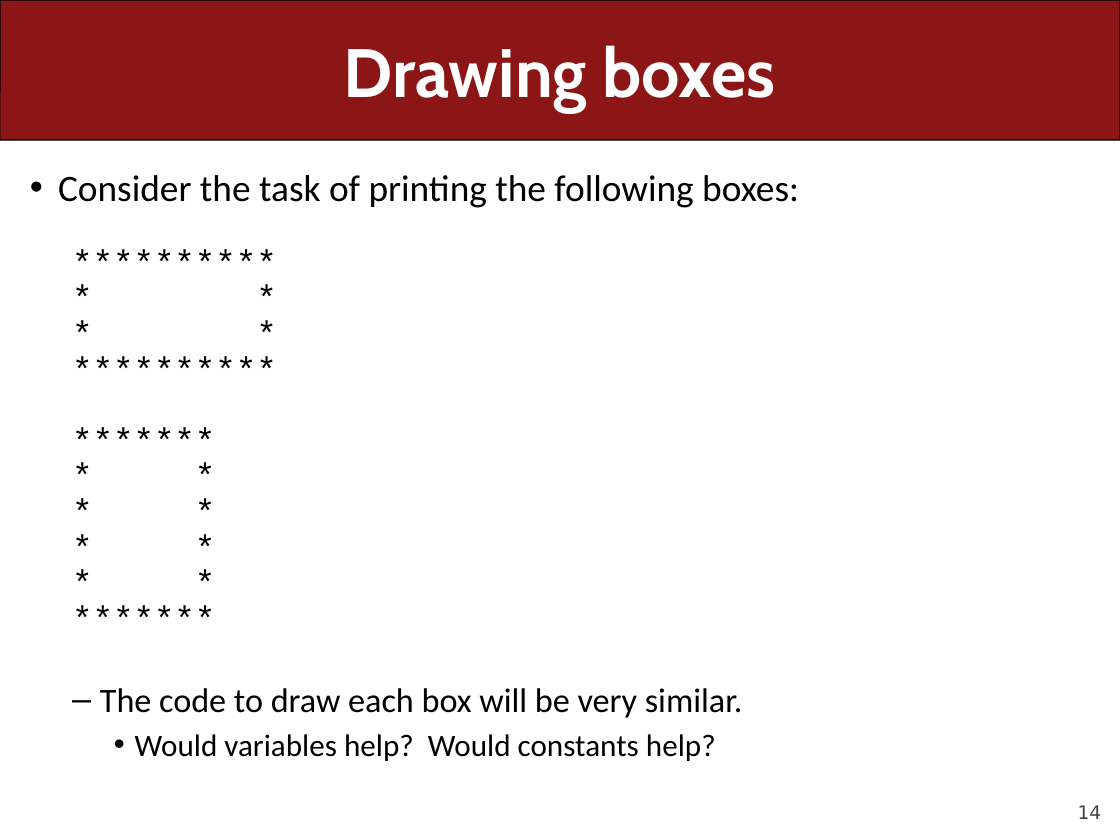
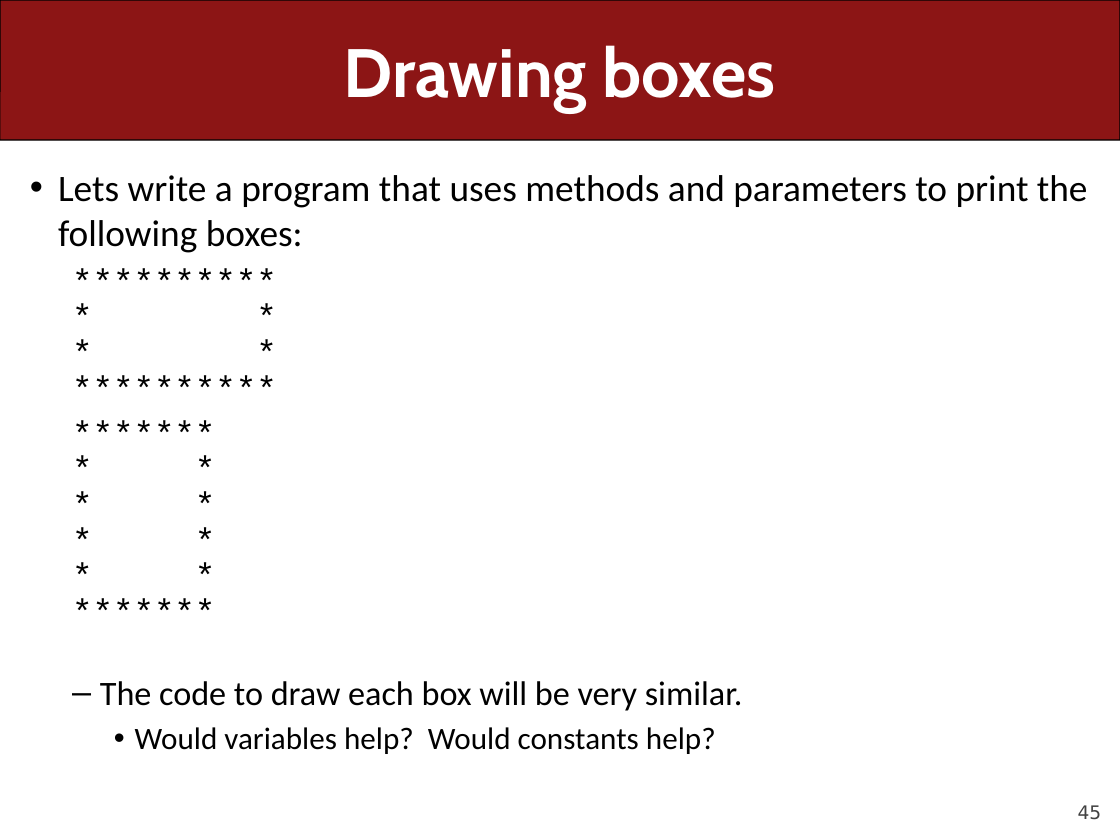
Before and after one commit to ckincaid17/cs106a-summer-2018, a slide deck: slide 45 of WWW/lectures/Lecture7/Lecture7.pptx (slide 14 before the commit). Drawn at 1120x840 pixels with LibreOffice and Linux fonts; fonts in the diff are those of the drawing. Boxes give left, top, right and bottom in pixels: in the first picture for what was removed or moved away, otherwise in the second. Text is boxed around its words. In the diff, an @@ line names an element or a change of style, - is before the commit and + after.

```diff
--- a/WWW/lectures/Lecture7/Lecture7.pptx
+++ b/WWW/lectures/Lecture7/Lecture7.pptx
@@ text at [58,175,1088,253]: text changed @@
-• Consider the task of printing the following boxes:
+• Lets write a program that uses methods and parameters to print the following boxes:
@@ page number at [1078,805,1102,820]: text changed @@
-14
+45
```
Also in this commit, not shown: 10 other slides changed, 108 slides added, 1 slide removed, 1 other file.
